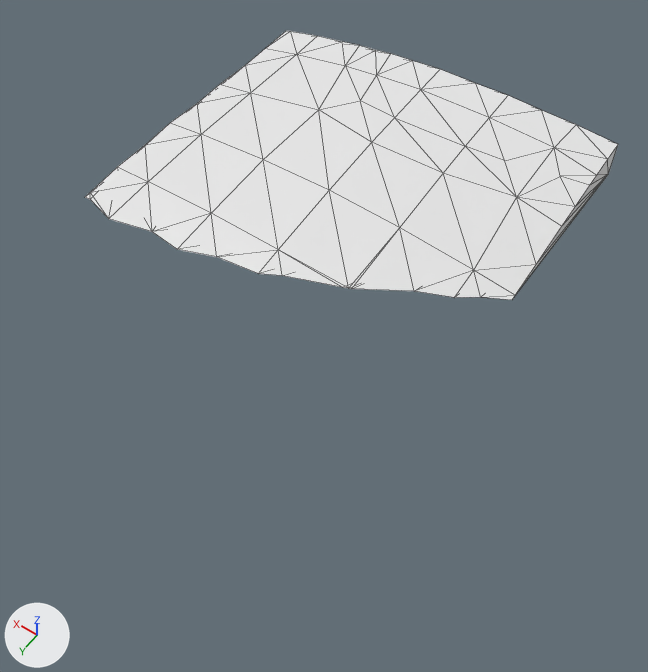
An edit to the glTF model assets/terrain/surface_pieces/surf_9_29.glb, drawn before and after from the same camera.
One viewpoint serves both versions: a 50 mm lens placed at (-67.05, -31.06, -17.43), pointed at (-62.54, -37.36, -27.34). Lighting does not change. The marker at lower left points along +X, +Y and +Z. The first picture is the older version. Mesh edges are drawn as thin lines. Where no turn or scale is listed for an object, it has been applied to the vertices.

The first picture shows 'geometry_0'.
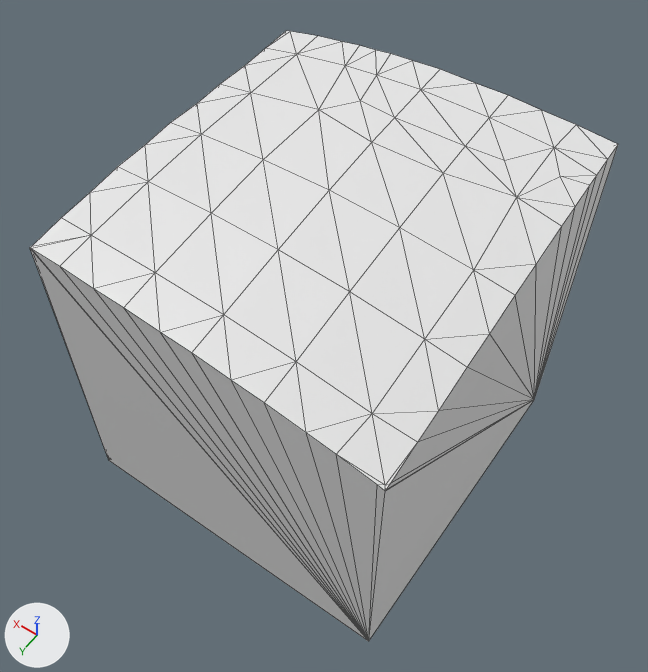
Where the change shows, as pixel boxes (x1, y1, x2, y2) in the pictures (648 x 672 px; the box of a moved part takes in the faces that stretch with it):
'geometry_0', reshaped (10% wider, 126% taller)
    before: (85, 30, 618, 300)
    after: (30, 30, 618, 641)
part 1 of me_geometry_0, moved or reshaped
    before: (85, 145, 618, 300)
    after: (30, 145, 618, 641)

The change, as a list of edits to the scene's bpy script:
```text
Change me_geometry_0:
    used by ob_geometry_0; location = (0.0, 0.0, 0.0)
    remove me_geometry_0.from_pydata(...)  # 71 vertices, 138 faces; spans x -65.0..-60.0, y -40.0..-35.83, z -25.0..-24.47
    add me_geometry_0.from_pydata(...)  # 86 vertices, 168 faces; spans x -65.0..-60.0, y -40.0..-35.0, z -30.0..-24.47
    me_geometry_0 part 1
    14 vertices are removed from x -65.0..-60.0, y -40.0..-35.83, z -25.0
    65 faces are deleted
    4 vertices move from x -64.7..-60.09, y -37.32..-35.94, z -25.0 to x -65.0..-60.0, y -37.02..-35.53, z -25.12..-25.01
    29 vertices are added at x -65.0..-60.0, y -40.0..-35.0, z -30.0..-25.03
    95 new faces join them
```
